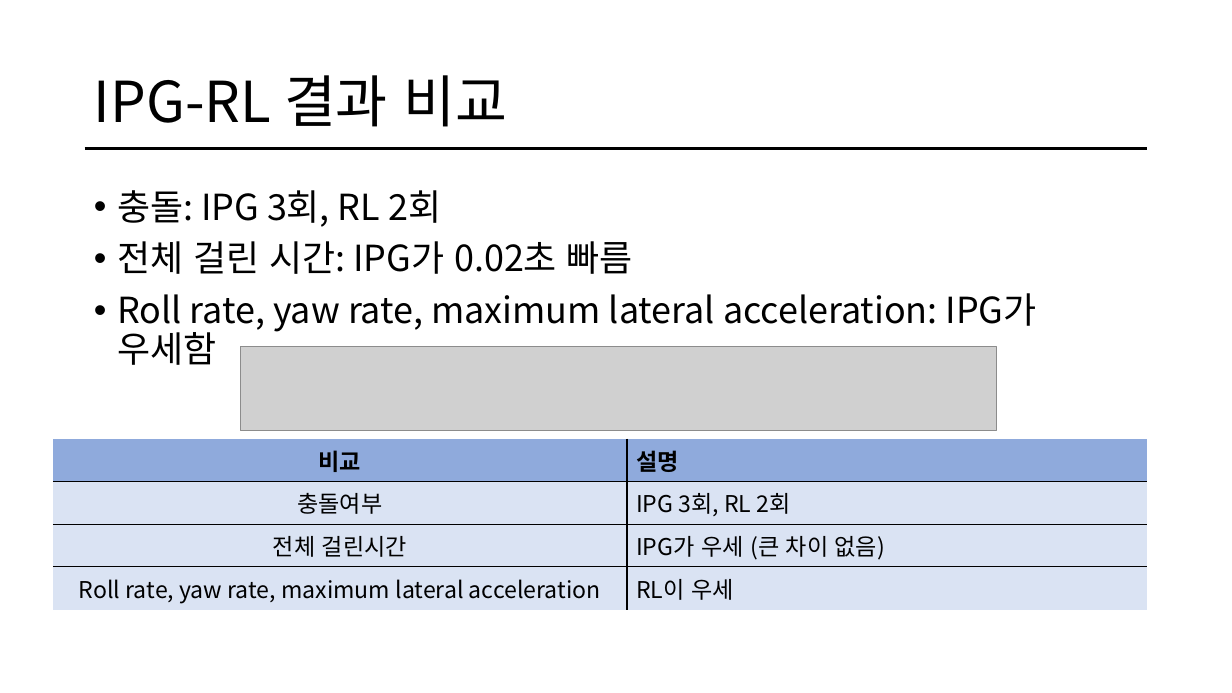
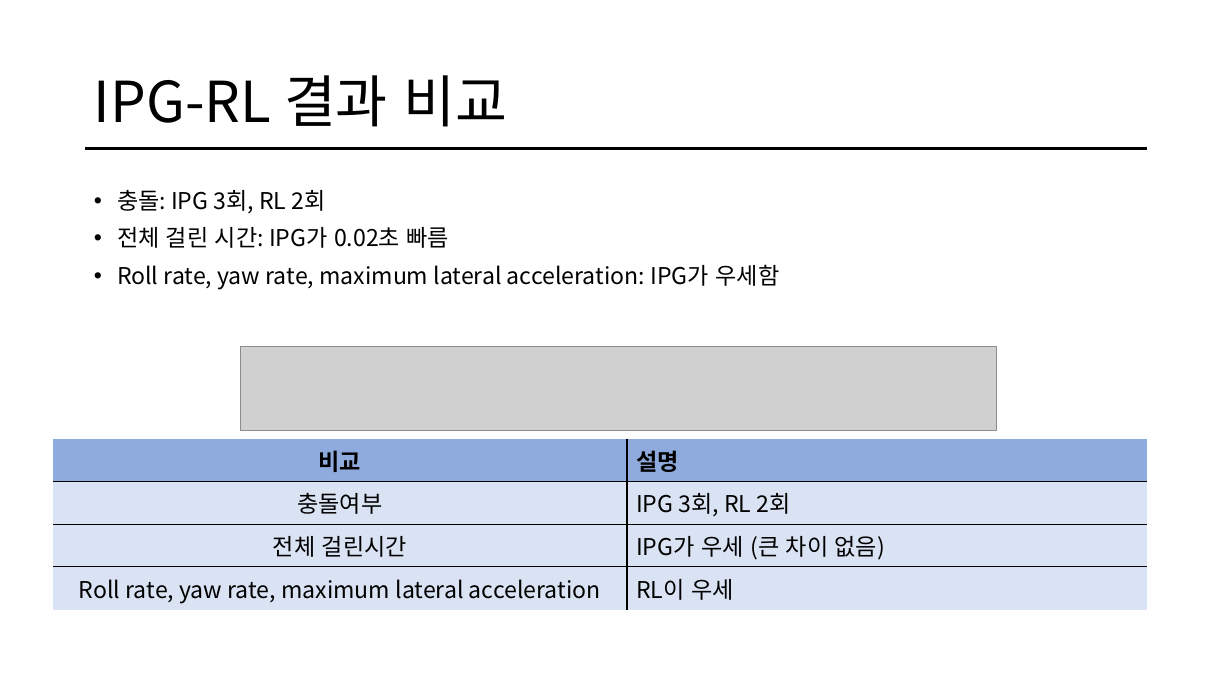
Before and after one commit to HAN2496/CarMakerResults, a slide deck: slide 10 of 1016Report/1014_결과보고.pptx. Drawn at 1232x693 pixels with LibreOffice and Linux fonts; fonts in the diff are those of the drawing; grey boxes stand for pictures. Boxes give left, top, right and bottom in pixels: in the first picture for what was removed or moved away, otherwise in the second. Text is boxed around its words. In the diff, an @@ line names an element or a change of style, - is before the commit and + after.

```diff
--- a/1016Report/1014_결과보고.pptx
+++ b/1016Report/1014_결과보고.pptx
@@ text "충돌: IPG 3회, RL 2회" at bbox=[117, 190, 780, 290]: size 28 to 18 pt @@
```
Also in this commit, not shown: 3 other slides changed, 1 other file.
